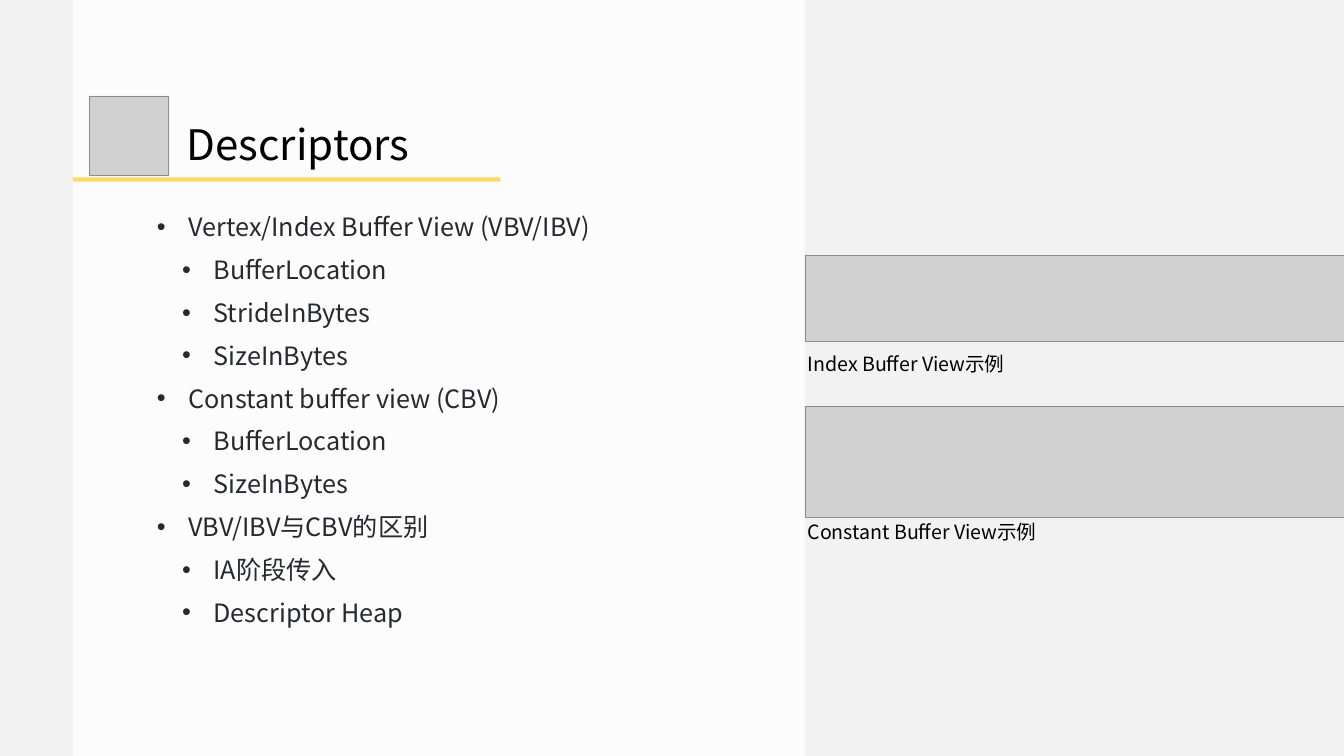
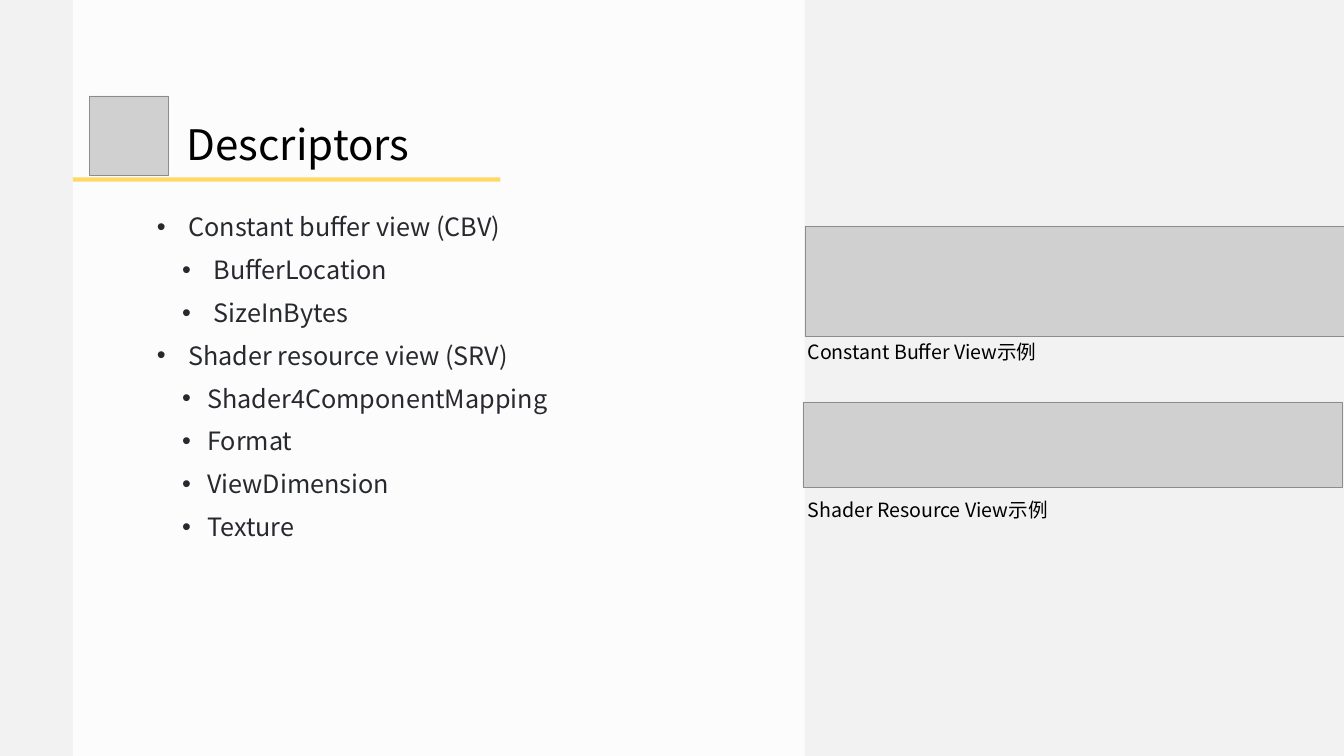
Before and after one commit to doomlover/KSGameEngineTutorials, a slide deck: slide 15 of PPTs/05.深入DX12绘制二.pptx (slide 14 before the commit). Drawn at 1344x756 pixels with LibreOffice and Linux fonts; fonts in the diff are those of the drawing; grey boxes stand for pictures. Boxes give left, top, right and bottom in pixels: in the first picture for what was removed or moved away, otherwise in the second. Text is boxed around its words. In the diff, an @@ line names an element or a change of style, - is before the commit and + after.

```diff
--- a/PPTs/05.深入DX12绘制二.pptx
+++ b/PPTs/05.深入DX12绘制二.pptx
@@ text at [188,215,589,371]: paragraphs removed @@
-• Vertex/Index Buffer View (VBV/IBV)
-  • BufferLocation
-  • StrideInBytes
-  • SizeInBytes
@@ picture: place and size @@
-picture at [805,406,1344,517]
+picture at [805,226,1344,337]
@@ picture removed at [805,255,1344,341] @@
@@ text at [188,344,547,537]: text changed @@
-• VBV/IBV与CBV的区别
-  • IA阶段传入
-  • Descriptor Heap
+• Shader resource view (SRV)
+  • Shader4ComponentMapping
+  • Format
+  • ViewDimension
+  • Texture
@@ text "Constant Buffer View示例": place and size @@
-text "Constant Buffer View示例" at [808,522,1036,541]
+text "Constant Buffer View示例" at [808,342,1036,361]
@@ text removed at [808,354,1004,373] @@
-Index Buffer View示例
@@ picture added at [803,402,1342,487] @@
@@ text added at [808,500,1047,519], 28 pt, text #000000 @@
+Shader Resource View示例
```
Also in this commit, not shown: 15 other slides changed, 2 slides added, 2 slides removed.
